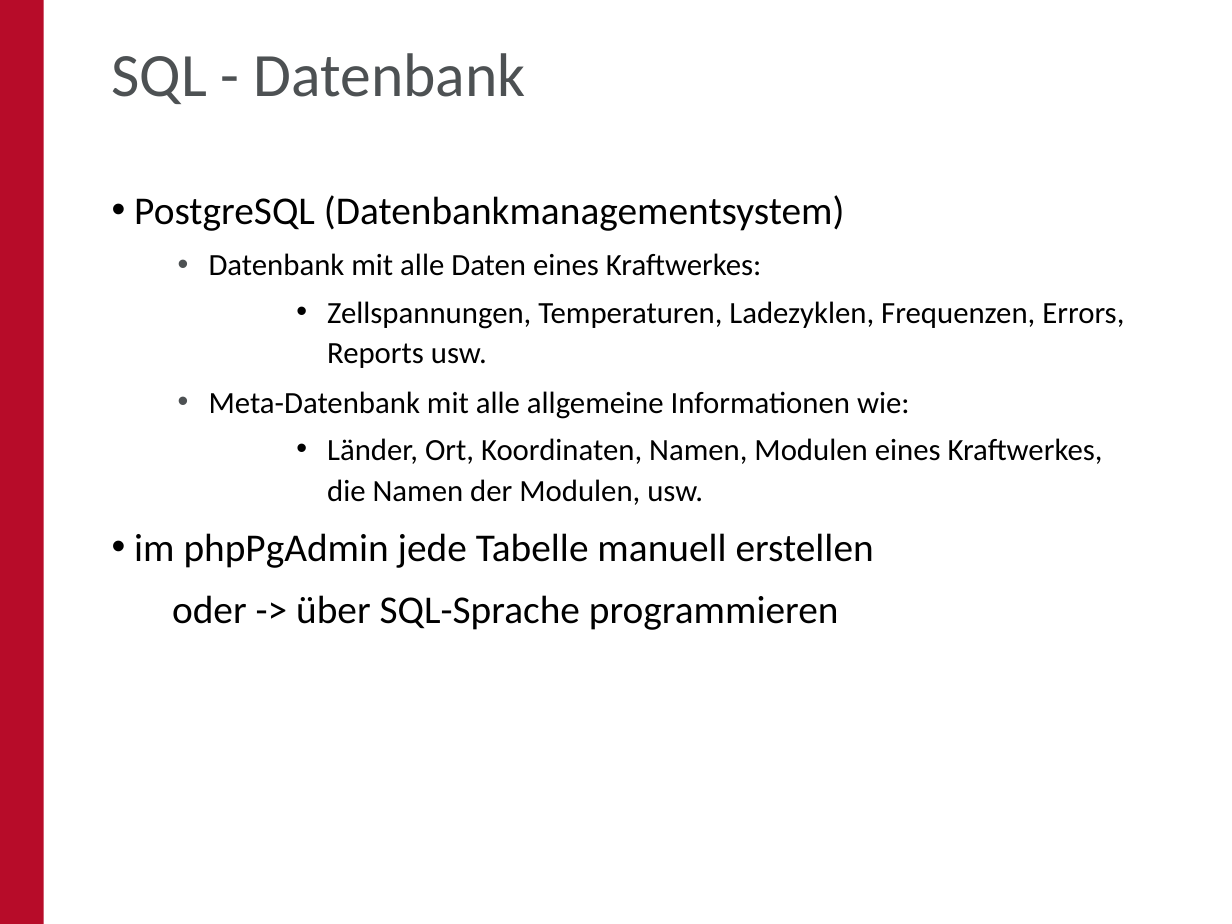
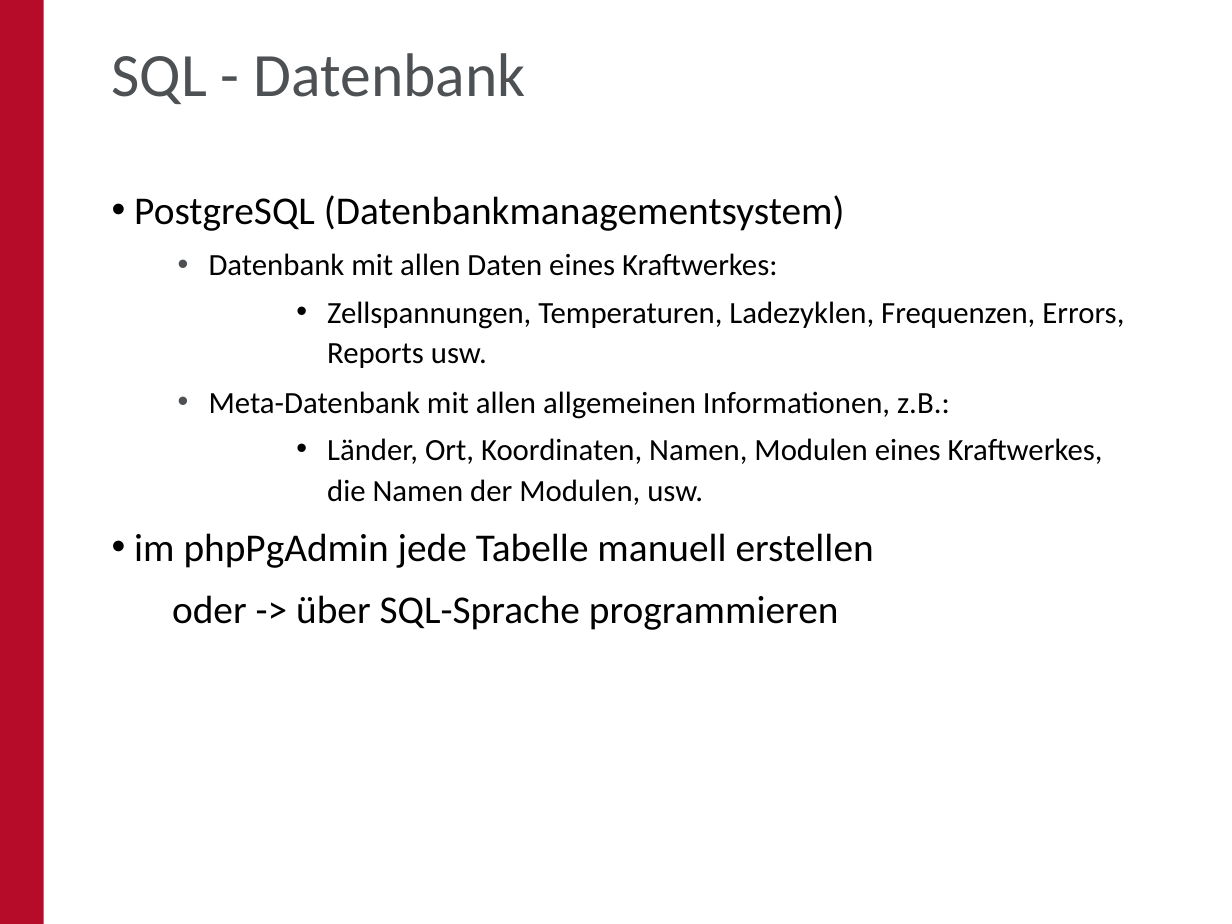
Before and after one commit to oskar-engler/praktikumsbericht, a slide deck: slide 21 of Bericht/PPT/Website - Analytic Tools.pptx (slide 20 before the commit). Drawn at 1232x924 pixels with LibreOffice and Linux fonts; fonts in the diff are those of the drawing; background and template pictures are left out. Boxes give left, top, right and bottom in pixels: in the first picture for what was removed or moved away, otherwise in the second. Text is boxed around its words. In the diff, an @@ line names an element or a change of style, - is before the commit and + after.

```diff
--- a/Bericht/PPT/Website - Analytic Tools.pptx
+++ b/Bericht/PPT/Website - Analytic Tools.pptx
@@ text at <box>209,253,777,276</box>: text changed @@
-    • Datenbank mit alle Daten eines Kraftwerkes:
+    • Datenbank mit allen Daten eines Kraftwerkes:
@@ text at <box>209,391,950,419</box>: text changed @@
-    • Meta-Datenbank mit alle allgemeine Informationen wie:
+    • Meta-Datenbank mit allen allgemeinen Informationen, z.B.:
```
Also in this commit, not shown: 11 other slides changed, 1 slide added, 2 other files.
